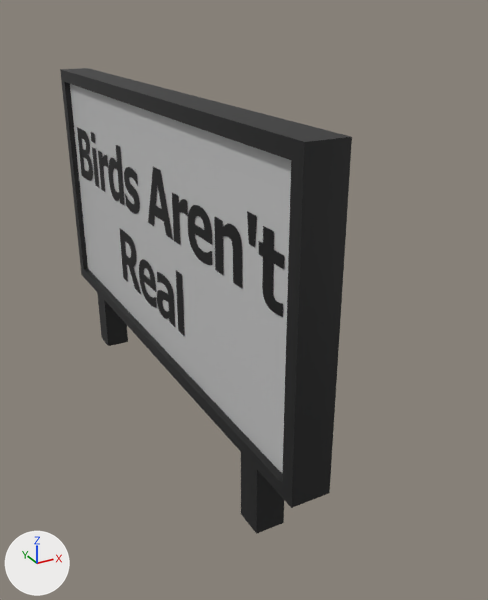
The Blender file Steal-the-Bird-Client/Assets/Graphics/Models/Player-Birds-Arent-Real.blend: old version first, new version second.
Before and after are seen from a 50 mm lens placed at (-4.46, -11.18, 3.88), pointed at (1.17, -0.93, -1.25). The lights are fixed; the arrows at lower left show +X, +Y and +Z.

Before the edit, the objects in view are built like this:
```python
me_cube = bpy.data.meshes.new('Cube')
me_cube.from_pydata(...)  # 11822 vertices, 9430 faces; spans x -0.32..0.32, y -5.0..5.0, z -3.85..2.5
# faces by material slot: [10, 100, 2326, 6994]
me_cube.materials.append(mat_billboard)  # light grey #c9c9c9
me_cube.materials.append(mat_billboard_edge)  # black #191919
me_cube.materials.append(mat_text_material)  # black #000000
me_cube.materials.append(mat_text_material_001)  # black #000000
ob_billboard = bpy.data.objects.new('Billboard', me_cube)
ob_billboard.location = (0.0, 0.0, 0.0)
```
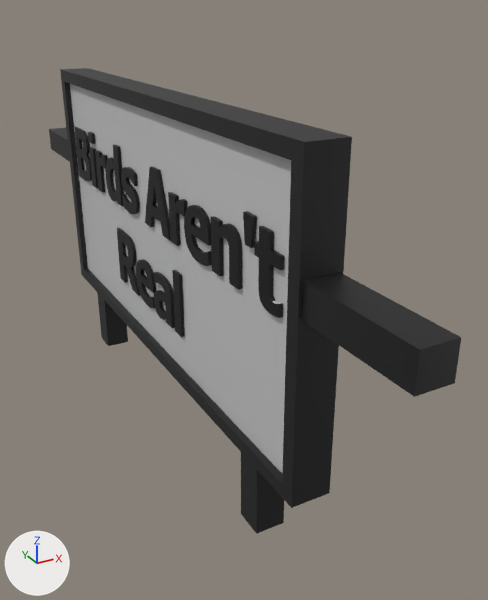
Pixel boxes (x1, y1, x2, y2) of what changed, in the pictures (488 x 600 px):
'Billboard', reshaped (41% wider): before (60, 68, 352, 534); after (49, 68, 461, 534)
part 1 of me_cube, added: after (49, 81, 461, 494)

The change, as a list of edits to the scene's bpy script:
```text
Change me_cube:
    used by ob_billboard; location = (0.0, 0.0, 0.0)
    remove me_cube.from_pydata(...)  # 11822 vertices, 9430 faces; spans x -0.32..0.32, y -5.0..5.0, z -3.85..2.5
    add me_cube.from_pydata(...)  # 14207 vertices, 11823 faces; spans x -0.32..0.32, y -7.0..7.0, z -3.85..2.5
    me_cube part 1: 2385 vertices added at x -0.32..0.32, y -7.0..7.0, z -1.55..1.34
```
